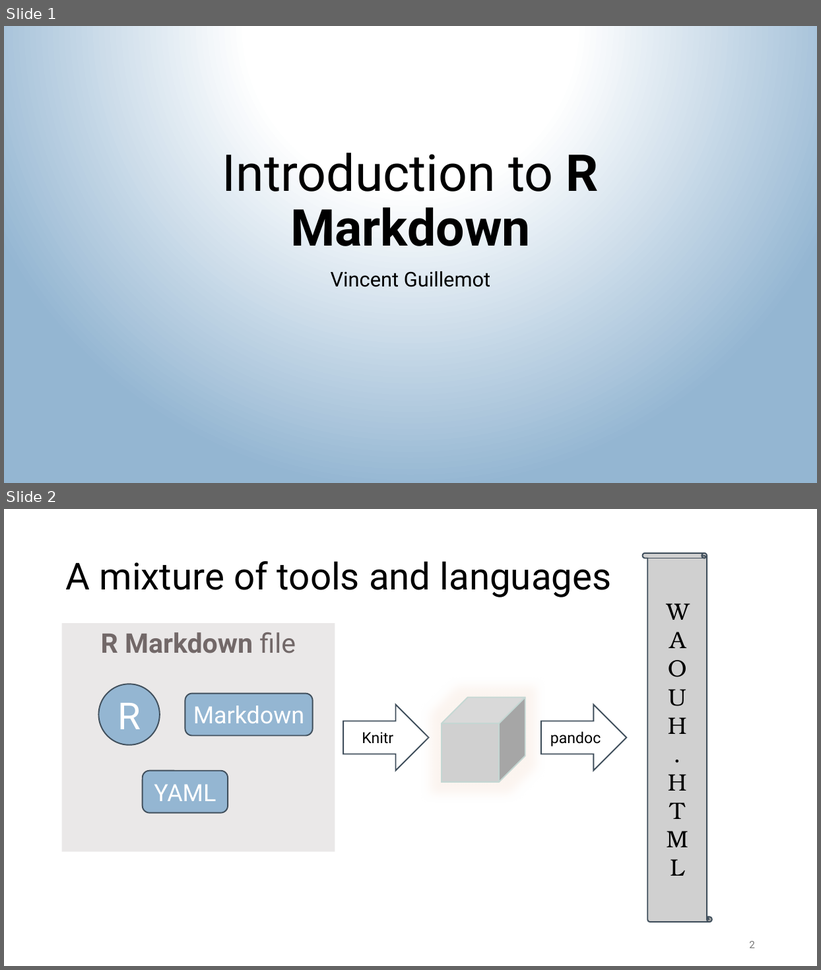
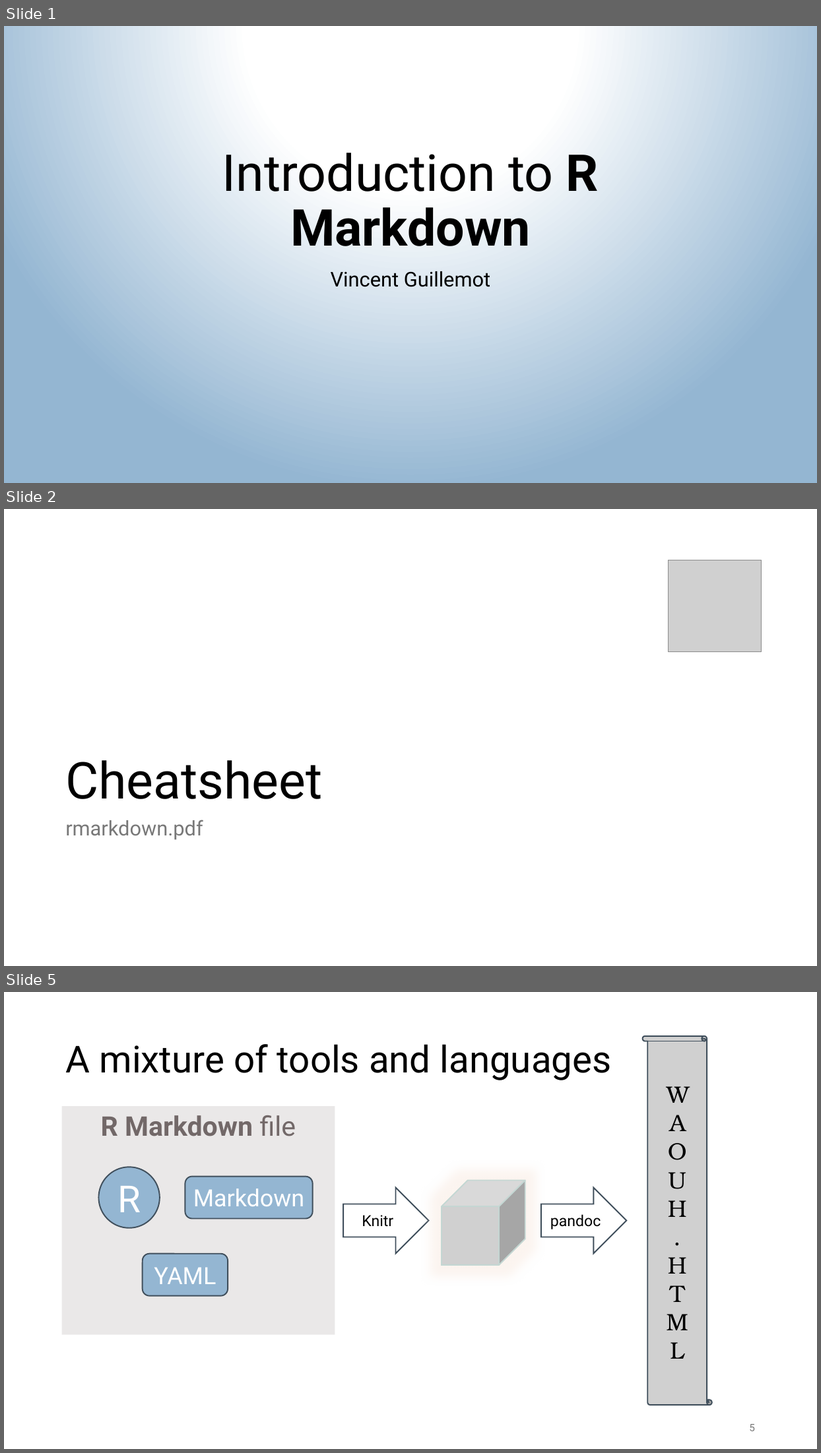
Before and after one commit to IFB-ElixirFr/EBIII_N2, a slide deck: 01R/04_rmarkdown_intro.pptx. Shown one above the other, each under a label of ours: slides 1 and 2 before the commit, slides 1, 2 and 5 after it; the slides between them are not shown. The pictures are 821x970 and 821x1453 pixels, drawn with LibreOffice and Linux fonts; fonts in the diff are those of the drawing; grey boxes stand for pictures. Boxes give left, top, right and bottom in pixels: in the first picture for what was removed or moved away, otherwise in the second. Text is boxed around its words. In the diff, an @@ line names an element or a change of style, - is before the commit and + after.

```diff
--- a/01R/04_rmarkdown_intro.pptx
+++ b/01R/04_rmarkdown_intro.pptx
@@ slide 2 added at <box>4,509,817,966</box>, background #FFFFFF @@
@@ picture added at <box>669,560,762,652</box> @@
@@ title added at <box>65,760,322,799</box>, 60 pt, text #000000 @@
+Cheatsheet
@@ text added at <box>65,820,203,840</box>, 24 pt, text #797979 @@
+rmarkdown.pdf
@@ what was slide 2 is now slide 5 @@
@@ page number at <box>749,1424,755,1432</box>: text changed @@
-2
+5
```
Also in this commit, not shown: 2 other slides added, 27 other files.
